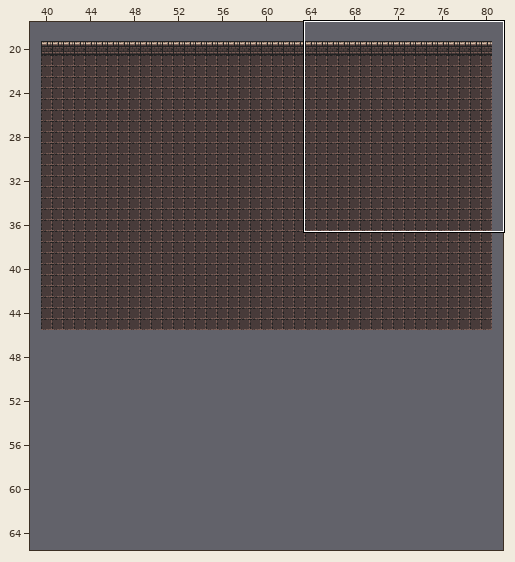
An edit to a level. Tiled map, android/assets/maps/level1.tmx. Above, an overview of the earlier version with the close-up marked.
Close-up. Earlier state:
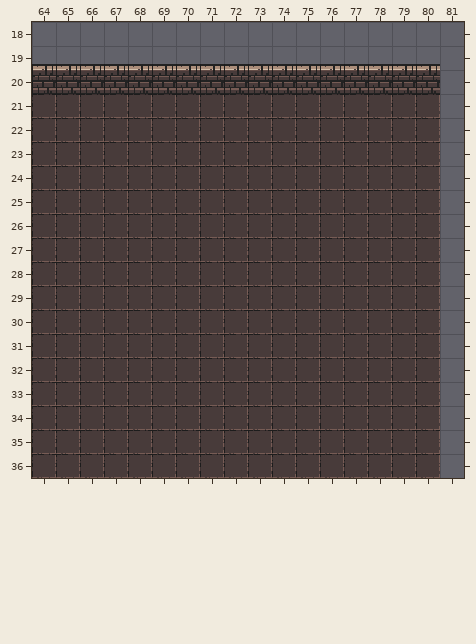
Cells are 16x16 px. Shown: x 64..81, y 18..36. The commit also changed other parts of the map, which this record leaves out.
And afterwards:
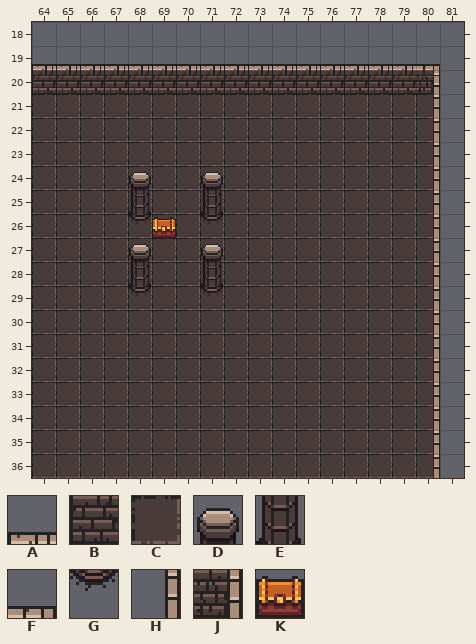
Key: from "Dungeon II": A 1, B 33, C 129, D 165, E 197, F 227, G 229, H 256, J 259, K 431.
_ is an empty cell.
Tiles replaced or removed in this view: A, B, C.
Changes in this commit:
Changed rows in their new state; . is an unchanged cell.
Layer "background":
first column x 68:
21 ............C
22 ............C
23 ............C
24 C..C........C
25 C..C........C
26 CC.C........C
27 C..C........C
28 C..C........C
29 C..C........C
30 ............C
31 ............C
32 ............C
33 ............C
34 ............C
35 ............C
36 ............C
Layer "graphics":
first column x 68:
19 ............F
20 ............J
21 ............H
22 ............H
23 ............H
24 D..D........H
25 E..E........H
26 GK.G........H
27 D..D........H
28 E..E........H
29 G..G........H
30 ............H
31 ............H
32 ............H
33 ............H
34 ............H
35 ............H
36 ............H
Pixel boxes of the changes (left, top, right, bottom) in both close-ups:
changed: (416, 66, 440, 478)
changed: (128, 172, 176, 296)
changed: (200, 172, 223, 296)
